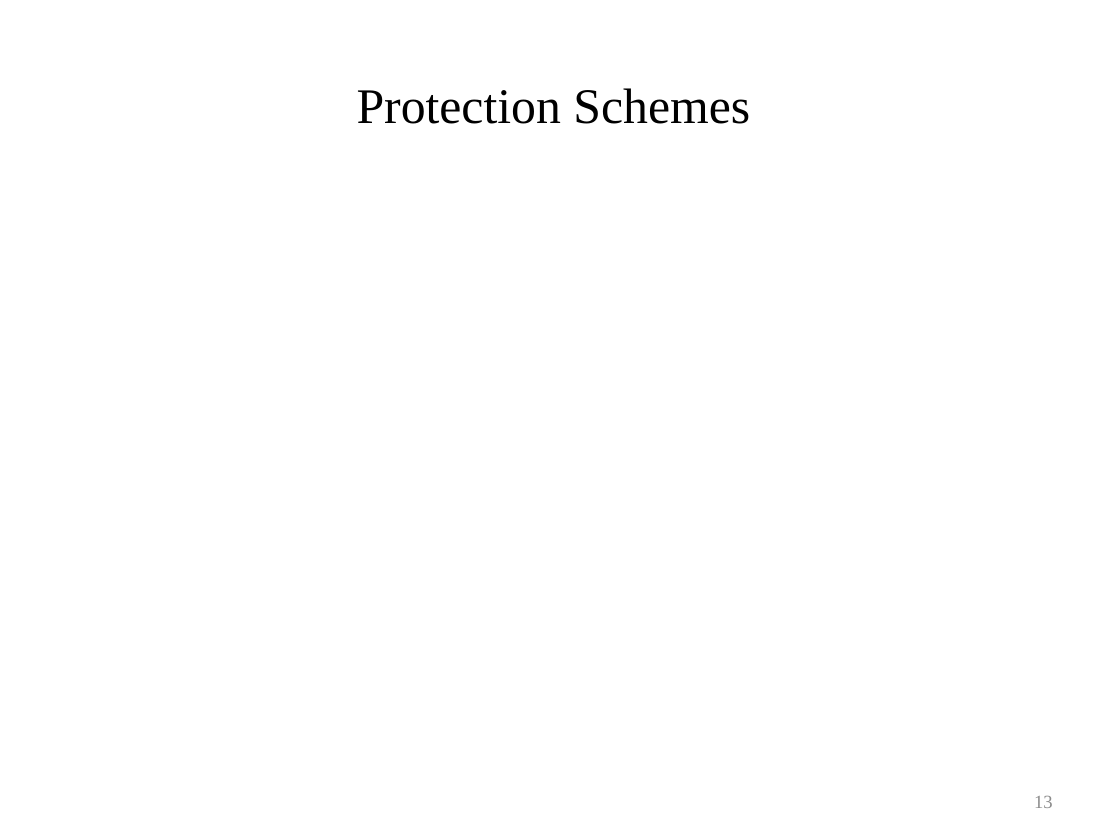
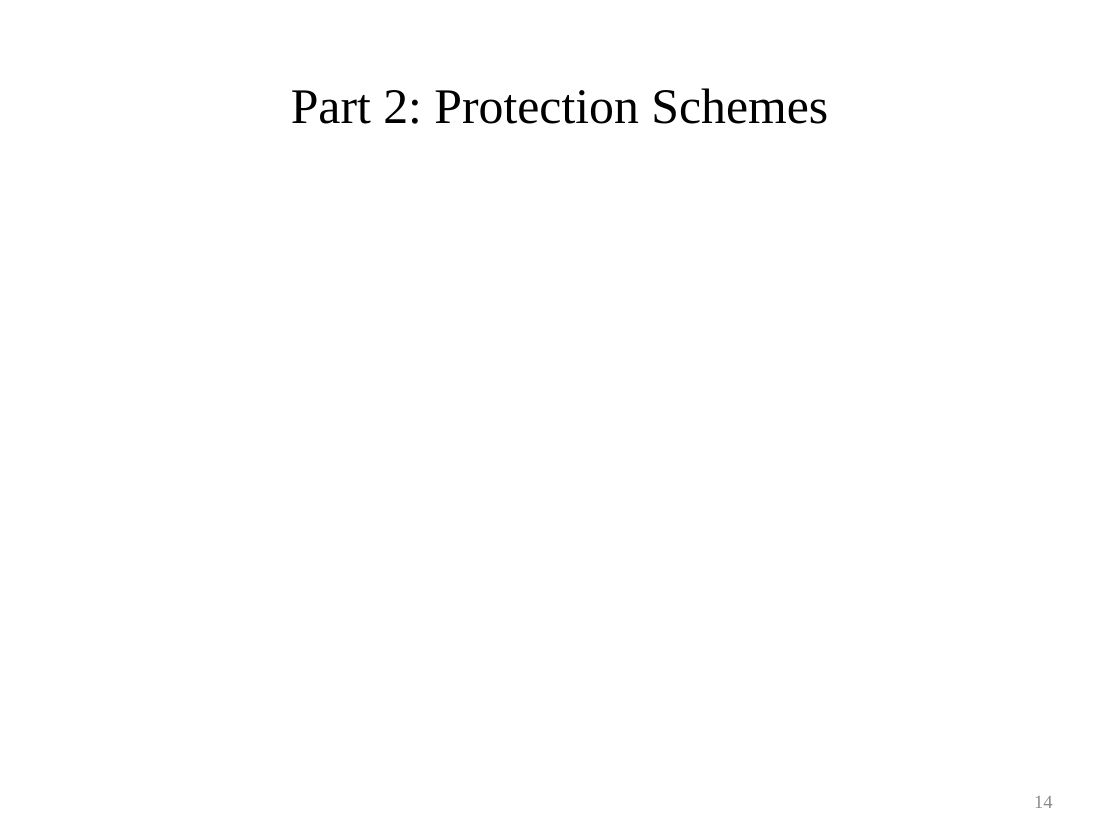
Before and after one commit to gridlab-d/course, a slide deck: slide 14 of University of Washington Class/Module 9 - Automated switching and reconfiguration.pptx (slide 13 before the commit). Drawn at 1120x840 pixels with LibreOffice and Linux fonts; fonts in the diff are those of the drawing. Boxes give left, top, right and bottom in pixels: in the first picture for what was removed or moved away, otherwise in the second. Text is boxed around its words. In the diff, an @@ line names an element or a change of style, - is before the commit and + after.

```diff
--- a/University of Washington Class/Module 9 - Automated switching and reconfiguration.pptx
+++ b/University of Washington Class/Module 9 - Automated switching and reconfiguration.pptx
@@ title at (291,88,828,124): text changed @@
-Protection Schemes
+Part 2: Protection Schemes
@@ page number at (1034,796,1053,808): text changed @@
-13
+14
```
Also in this commit, not shown: 1 other slide changed, 5 slides added, 1 slide removed.
